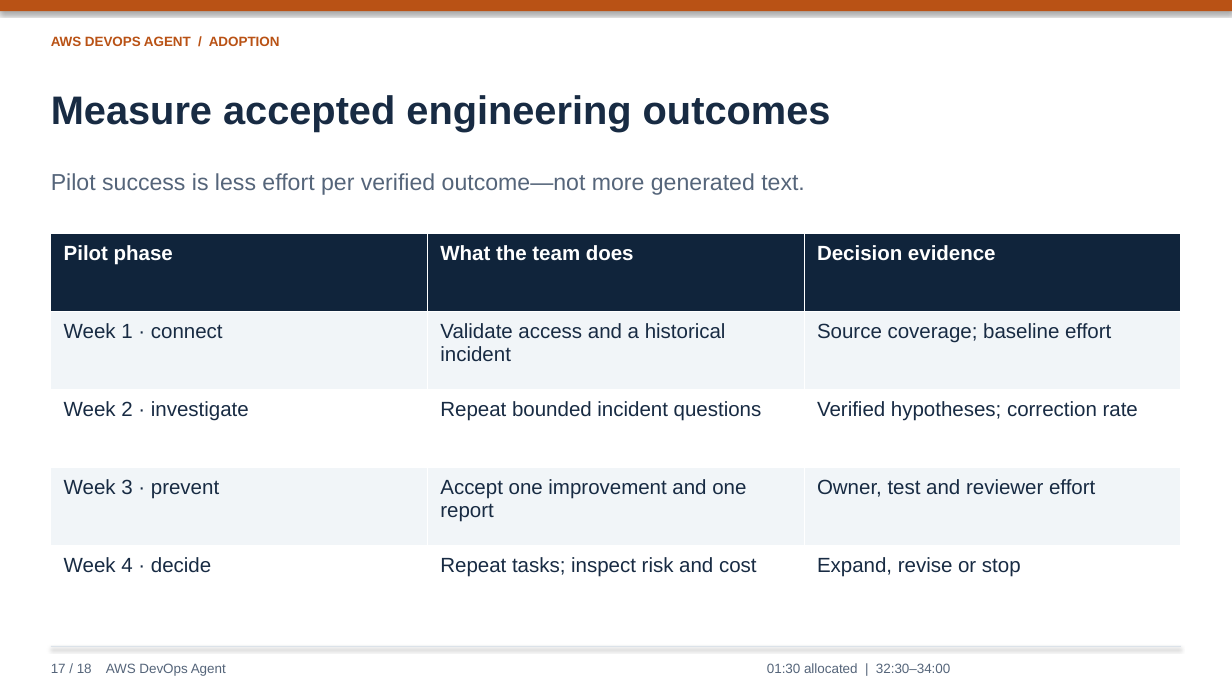
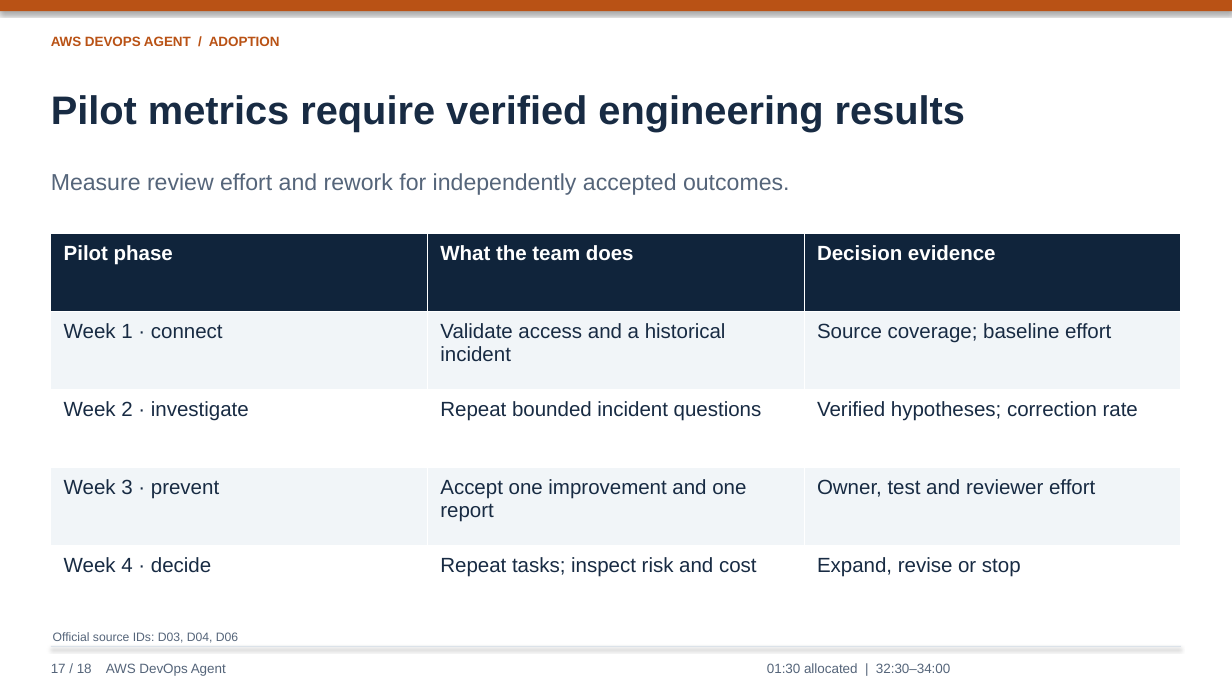
Before and after one commit to lyrel-dev/frontier-agents, a slide deck: slide 17 of presentations/aws-devops-agent-presentation.pptx. Drawn at 1232x693 pixels with LibreOffice and Linux fonts; fonts in the diff are those of the drawing. Boxes give left, top, right and bottom in pixels: in the first picture for what was removed or moved away, otherwise in the second. Text is boxed around its words. In the diff, an @@ line names an element or a change of style, - is before the commit and + after.

```diff
--- a/presentations/aws-devops-agent-presentation.pptx
+++ b/presentations/aws-devops-agent-presentation.pptx
@@ text at [51,95,965,131]: text changed @@
-Measure accepted engineering outcomes
+Pilot metrics require verified engineering results
@@ text at [51,173,789,195]: text changed @@
-Pilot success is less effort per verified outcome—not more generated text.
+Measure review effort and rework for independently accepted outcomes.
@@ text added at [53,632,238,643], 9.5 pt, text #55657A @@
+Official source IDs: D03, D04, D06
```
Also in this commit, not shown: 17 other slides changed, 19 slides added.
